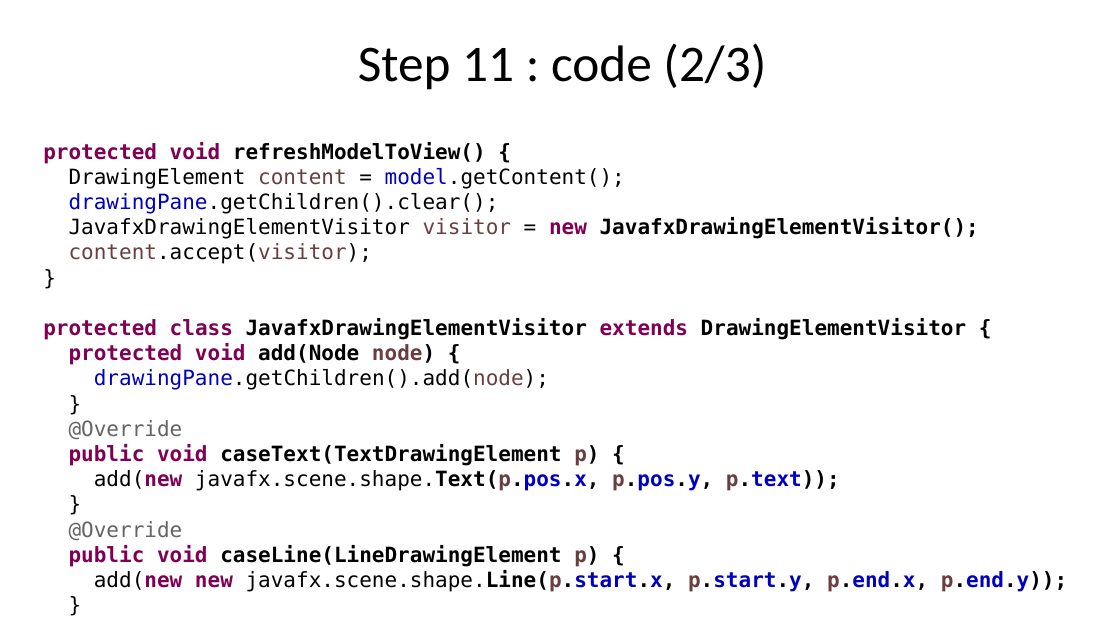
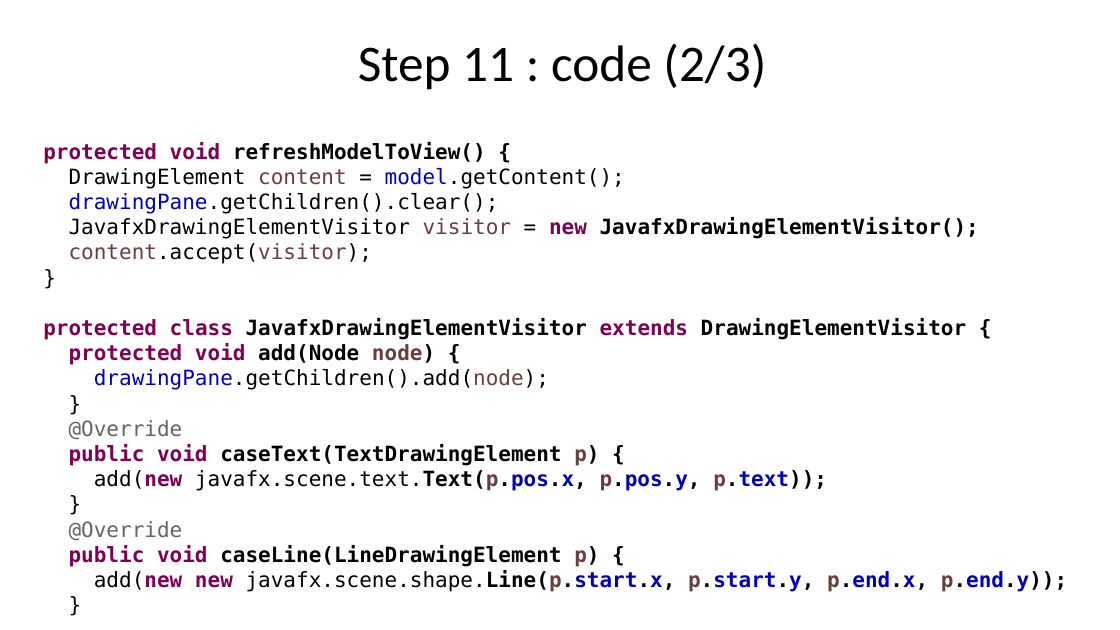
Before and after one commit to Arnaud-Nauwynck/presentations, a slide deck: slide 42 of java/TP-design-patterns/Handson-4-design-patterns.pptx. Drawn at 1120x630 pixels with LibreOffice and Linux fonts; fonts in the diff are those of the drawing. Boxes give left, top, right and bottom in pixels: in the first picture for what was removed or moved away, otherwise in the second. Text is boxed around its words. In the diff, an @@ line names an element or a change of style, - is before the commit and + after.

```diff
--- a/java/TP-design-patterns/Handson-4-design-patterns.pptx
+++ b/java/TP-design-patterns/Handson-4-design-patterns.pptx
@@ text at (x1=94, y1=470, x2=827, y2=491): text changed @@
-add(new javafx.scene.shape.Text(p.pos.x, p.pos.y, p.text));
+add(new javafx.scene.text.Text(p.pos.x, p.pos.y, p.text));
```
Also in this commit, not shown: 2 other files.
